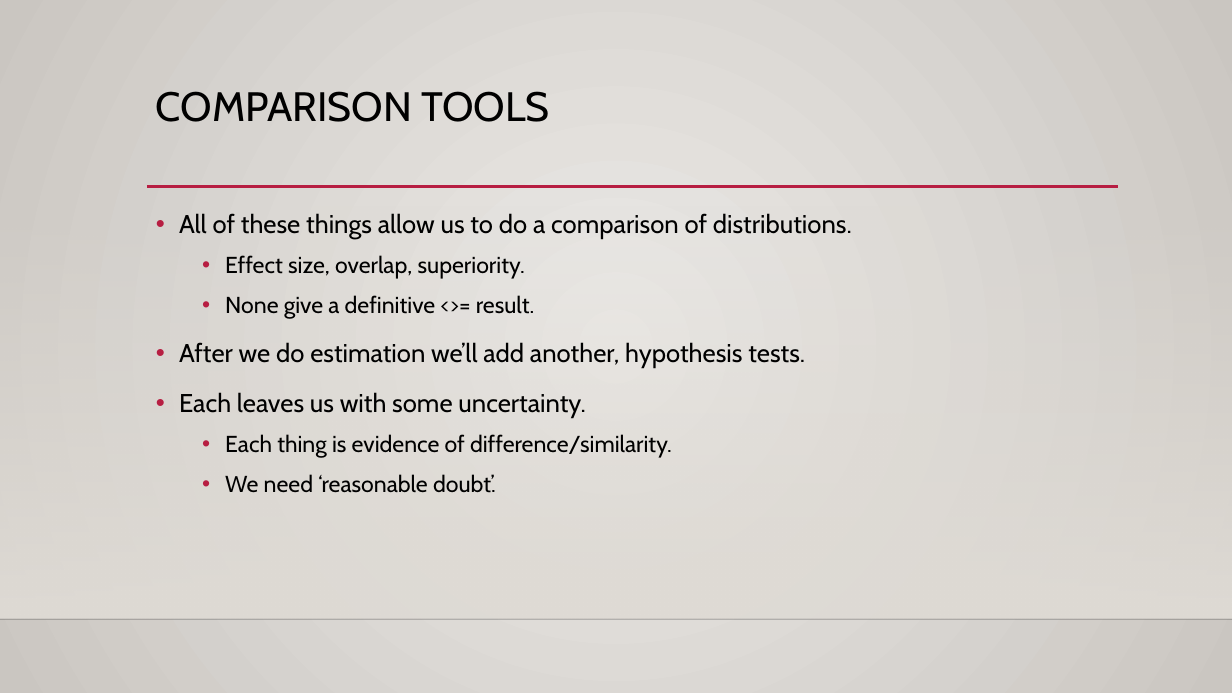
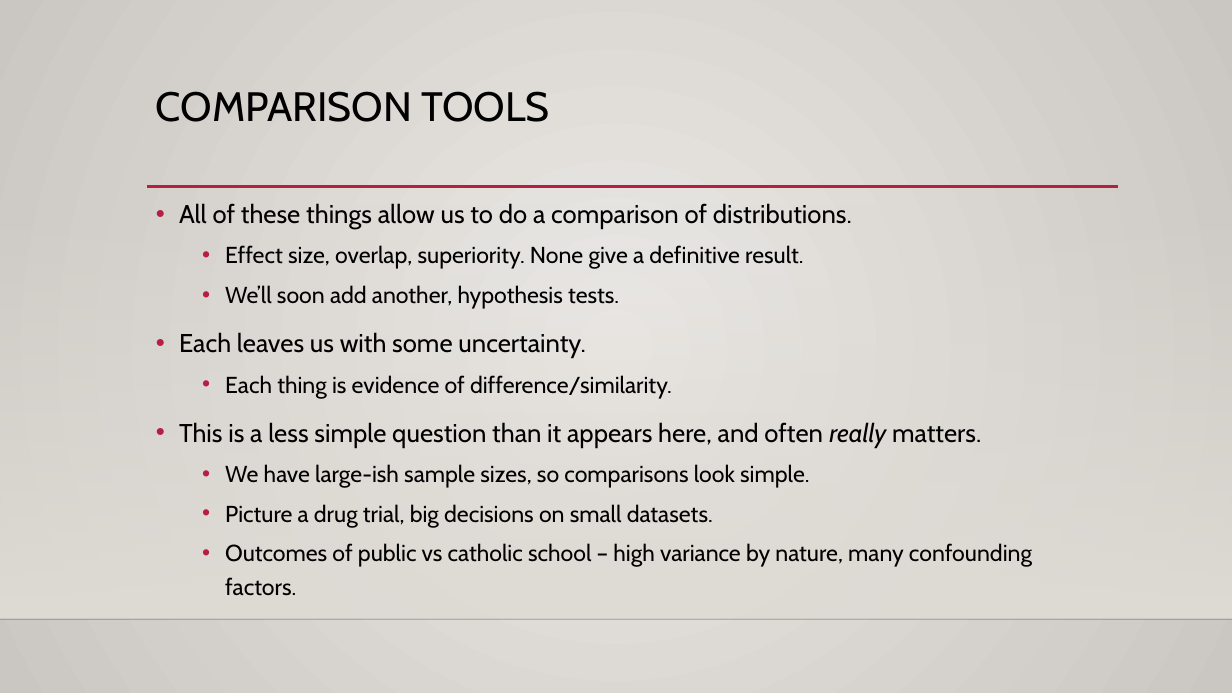
Before and after one commit to AkeemSemperDataScience/Basic_Stats_in_Python_Student_Repository, a slide deck: slide 31 of reference_material/slides/013_Probability_and_Bayes.pptx (slide 21 before the commit). Drawn at 1232x693 pixels with LibreOffice and Linux fonts; fonts in the diff are those of the drawing; background and template pictures are left out. Boxes give left, top, right and bottom in pixels: in the first picture for what was removed or moved away, otherwise in the second. Text is boxed around its words. In the diff, an @@ line names an element or a change of style, - is before the commit and + after.

Commit message:
up

```diff
--- a/reference_material/slides/013_Probability_and_Bayes.pptx
+++ b/reference_material/slides/013_Probability_and_Bayes.pptx
@@ text "All of these things allow ...": place and size @@
-text "All of these things allow ..." at (179,213,852,493)
+text "All of these things allow ..." at (179,203,1032,596)
@@ text at (225,245,803,309): text changed @@
-  • Effect size, overlap, superiority.
-  • None give a definitive <>= result.
-• After we do estimation we’ll add another, hypothesis tests.
+  • Effect size, overlap, superiority. None give a definitive result.
+  • We’ll soon add another, hypothesis tests.
@@ text at (179,422,1032,596): text changed @@
-  • We need ‘reasonable doubt’.
+• This is a less simple question than it appears here, and often really matters.
+  • We have large-ish sample sizes, so comparisons look simple.
+  • Picture a drug trial, big decisions on small datasets.
+  • Outcomes of public vs catholic school – high variance by nature, many confounding factors.
```
Also in this commit, not shown: 15 other slides changed, 13 slides added, 1 slide removed.
